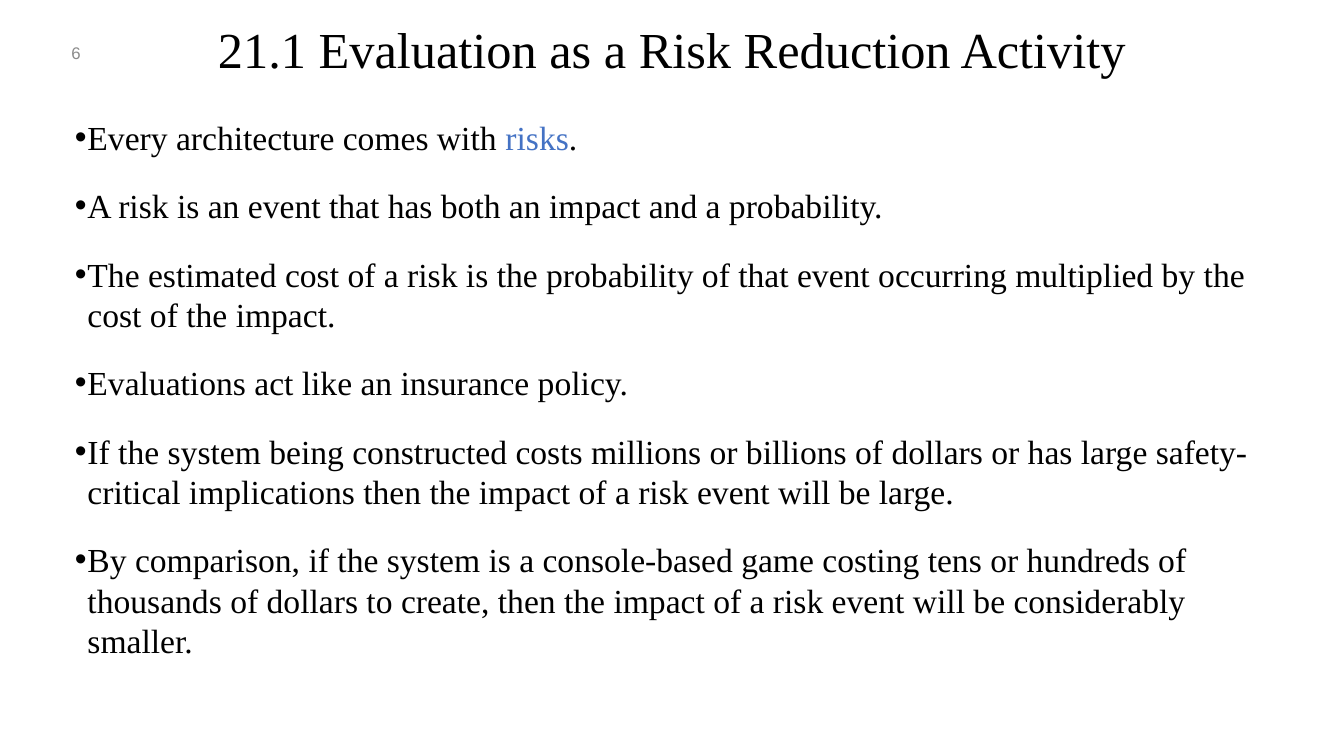
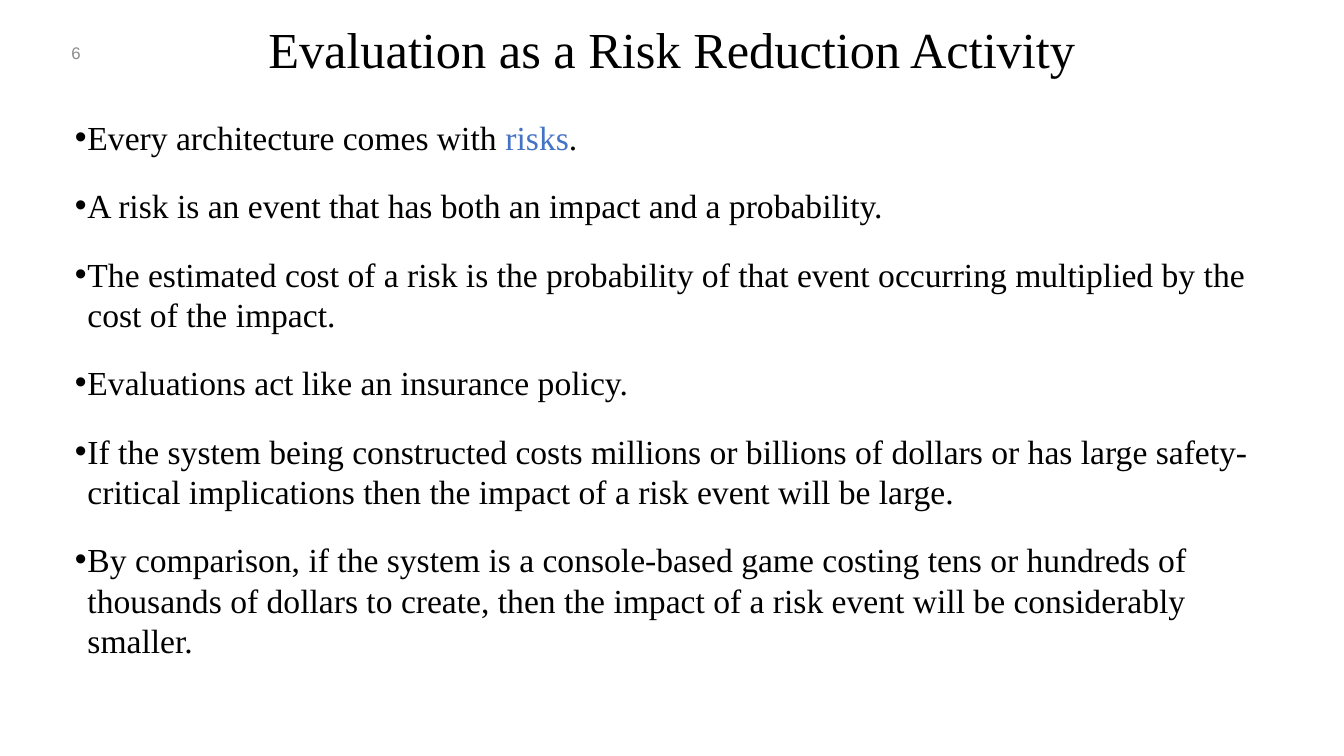
Before and after one commit to mohamad-khorsandi/slides-of-software-architecture-in-practice-4th-ed, a slide deck: slide 6 of chapter 21.pptx. Drawn at 1344x756 pixels with LibreOffice and Linux fonts; fonts in the diff are those of the drawing; background and template pictures are left out. Boxes give left, top, right and bottom in pixels: in the first picture for what was removed or moved away, otherwise in the second. Text is boxed around its words. In the diff, an @@ line names an element or a change of style, - is before the commit and + after.

```diff
--- a/chapter 21.pptx
+++ b/chapter 21.pptx
@@ title at (x1=268, y1=33, x2=1075, y2=79): text changed @@
-21.1 Evaluation as a Risk Reduction Activity
+Evaluation as a Risk Reduction Activity
```
Also in this commit, not shown: 8 other slides changed, 12 other files.
